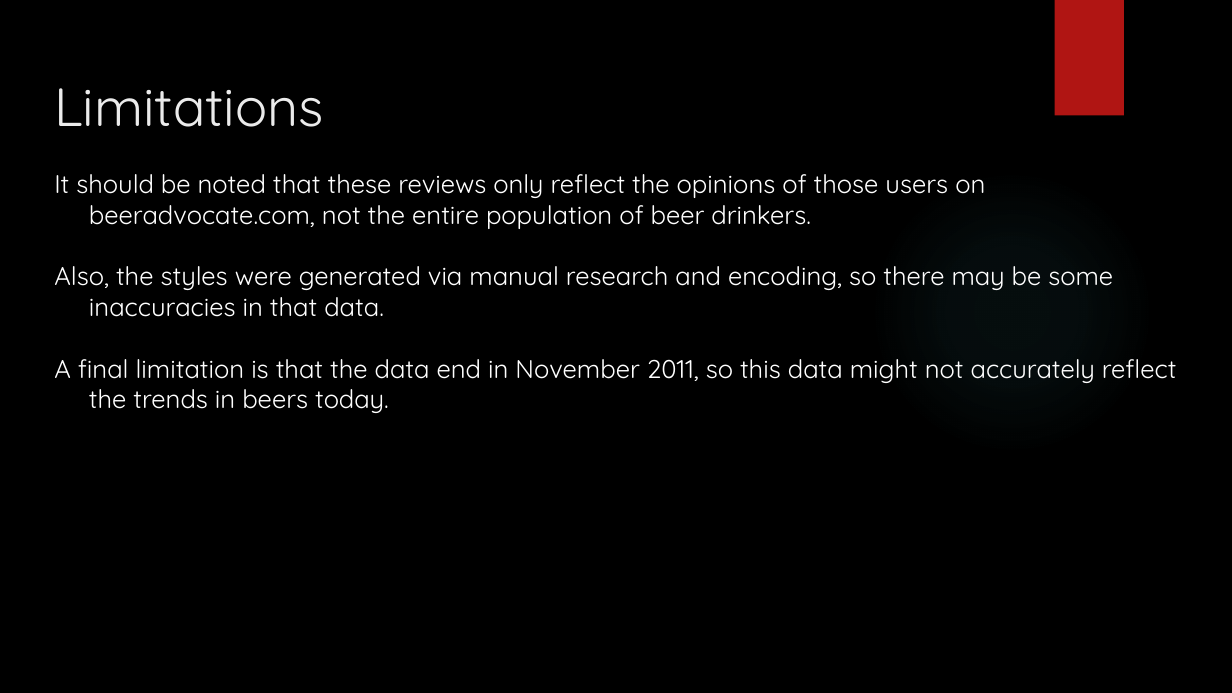
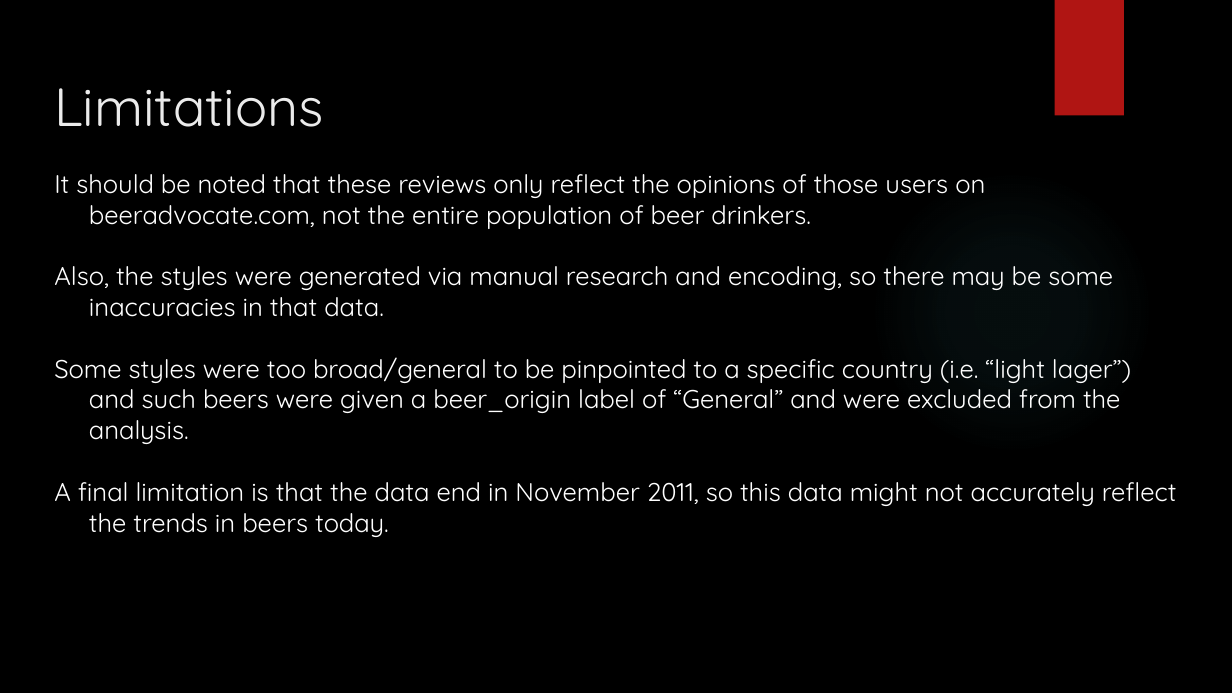
Before and after one commit to stephenlaw30/DataScienceMasters, a slide deck: slide 10 of Python/UCSD/PythonForDataScience/Week9/DSE_200X_FinalProjectPresentation.pptx. Drawn at 1232x693 pixels with LibreOffice and Linux fonts; fonts in the diff are those of the drawing; background and template pictures are left out. Boxes give left, top, right and bottom in pixels: in the first picture for what was removed or moved away, otherwise in the second. Text is boxed around its words. In the diff, an @@ line names an element or a change of style, - is before the commit and + after.

```diff
--- a/Python/UCSD/PythonForDataScience/Week9/DSE_200X_FinalProjectPresentation.pptx
+++ b/Python/UCSD/PythonForDataScience/Week9/DSE_200X_FinalProjectPresentation.pptx
@@ text at <box>54,357,1131,444</box>: paragraph added @@
+Some styles were too broad/general to be pinpointed to a specific country (i.e. “light lager”) and such beers were given a beer_origin label of “General” and were excluded from the analysis.
```
Also in this commit, not shown: 5 other files.
